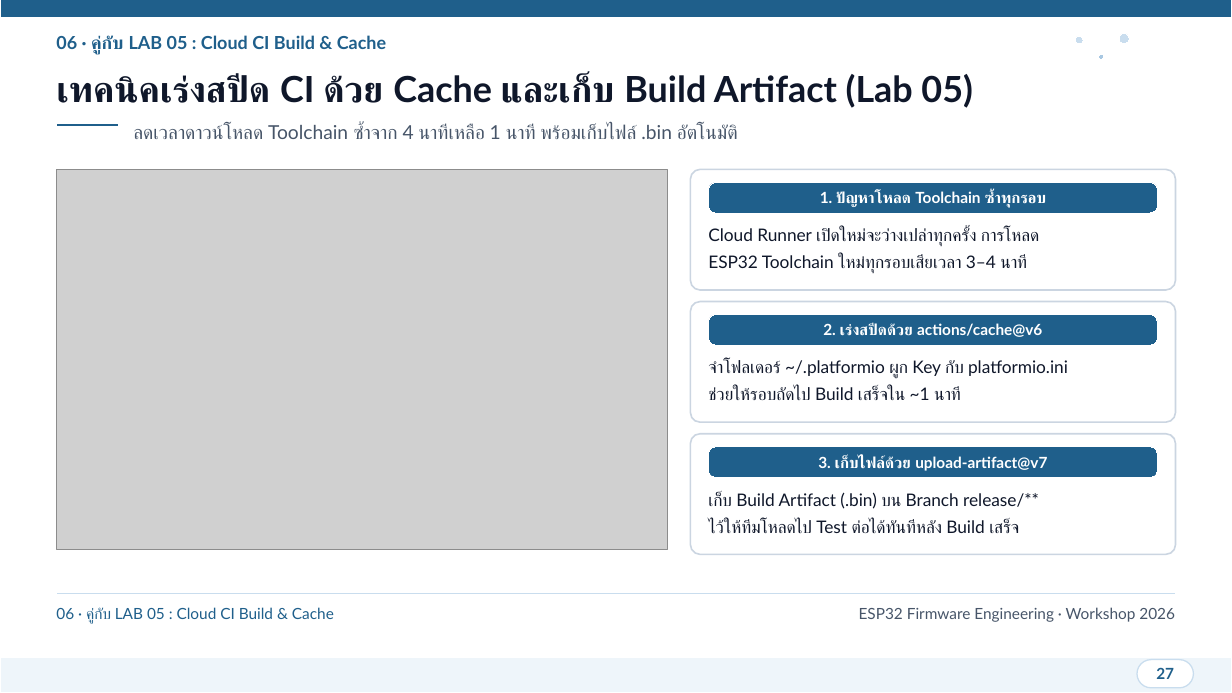
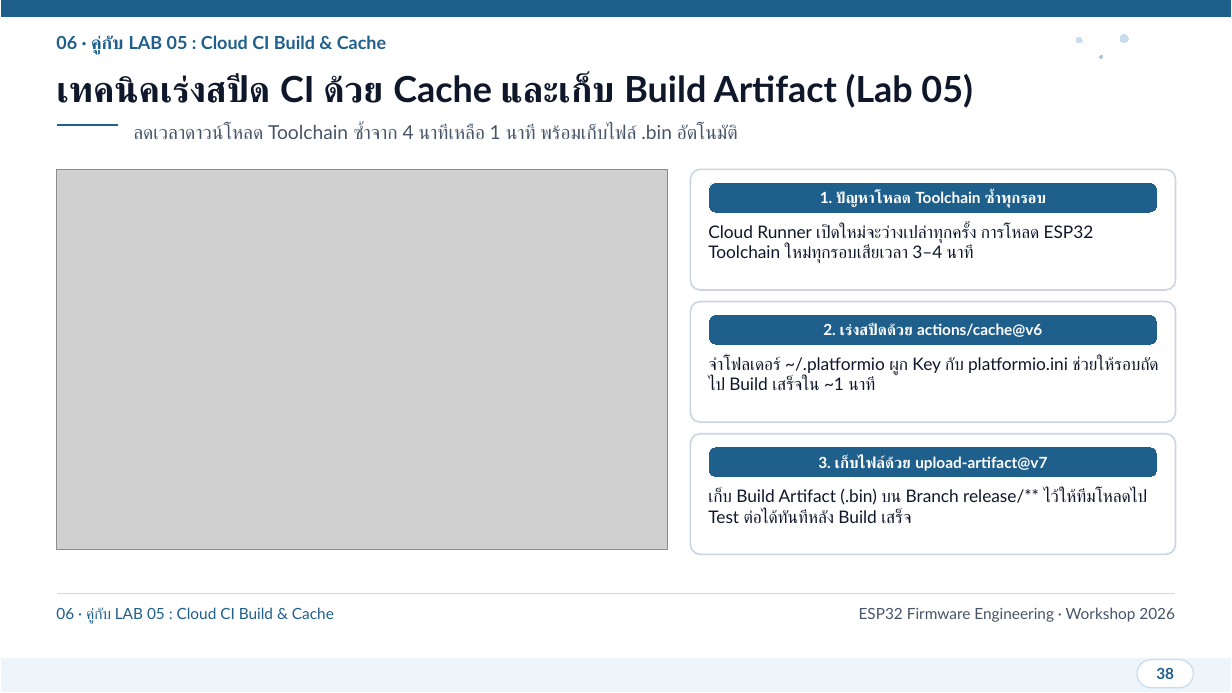
Before and after one commit to SavEe2429/git-practice, a slide deck: slide 38 of presentation/ESP32_Git_CICD_Workshop.pptx (slide 27 before the commit). Drawn at 1232x693 pixels with LibreOffice and Linux fonts; fonts in the diff are those of the drawing; grey boxes stand for pictures. Boxes give left, top, right and bottom in pixels: in the first picture for what was removed or moved away, otherwise in the second. Text is boxed around its words. In the diff, an @@ line names an element or a change of style, - is before the commit and + after.

```diff
--- a/presentation/ESP32_Git_CICD_Workshop.pptx
+++ b/presentation/ESP32_Git_CICD_Workshop.pptx
@@ text at [708,224,1094,263]: text changed @@
-Cloud Runner เปิดใหม่จะว่างเปล่าทุกครั้ง การโหลด
-ESP32 Toolchain ใหม่ทุกรอบเสียเวลา 3–4 นาที
+Cloud Runner เปิดใหม่จะว่างเปล่าทุกครั้ง การโหลด ESP32 Toolchain ใหม่ทุกรอบเสียเวลา 3–4 นาที
@@ text at [708,357,1158,390]: text changed @@
-จำโฟลเดอร์ ~/.platformio ผูก Key กับ platformio.ini
-ช่วยให้รอบถัดไป Build เสร็จใน ~1 นาที
+จำโฟลเดอร์ ~/.platformio ผูก Key กับ platformio.ini ช่วยให้รอบถัดไป Build เสร็จใน ~1 นาที
@@ text at [708,488,1148,523]: text changed @@
-เก็บ Build Artifact (.bin) บน Branch release/**
-ไว้ให้ทีมโหลดไป Test ต่อได้ทันทีหลัง Build เสร็จ
+เก็บ Build Artifact (.bin) บน Branch release/** ไว้ให้ทีมโหลดไป Test ต่อได้ทันทีหลัง Build เสร็จ
@@ text at [1156,667,1174,679]: text changed @@
-27
+38
```
Also in this commit, not shown: 27 other slides changed, 11 slides added, 1 other file.
